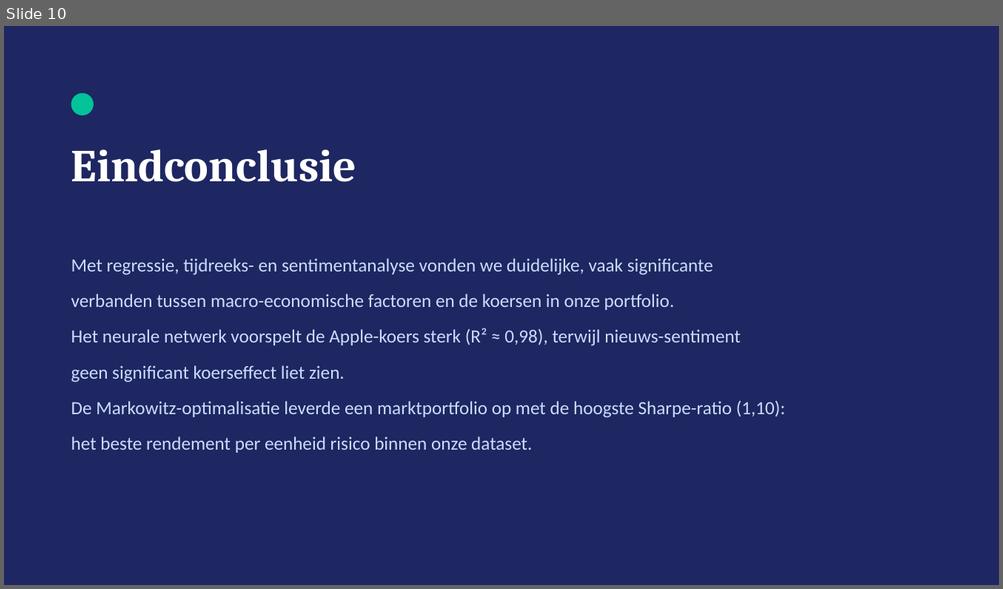
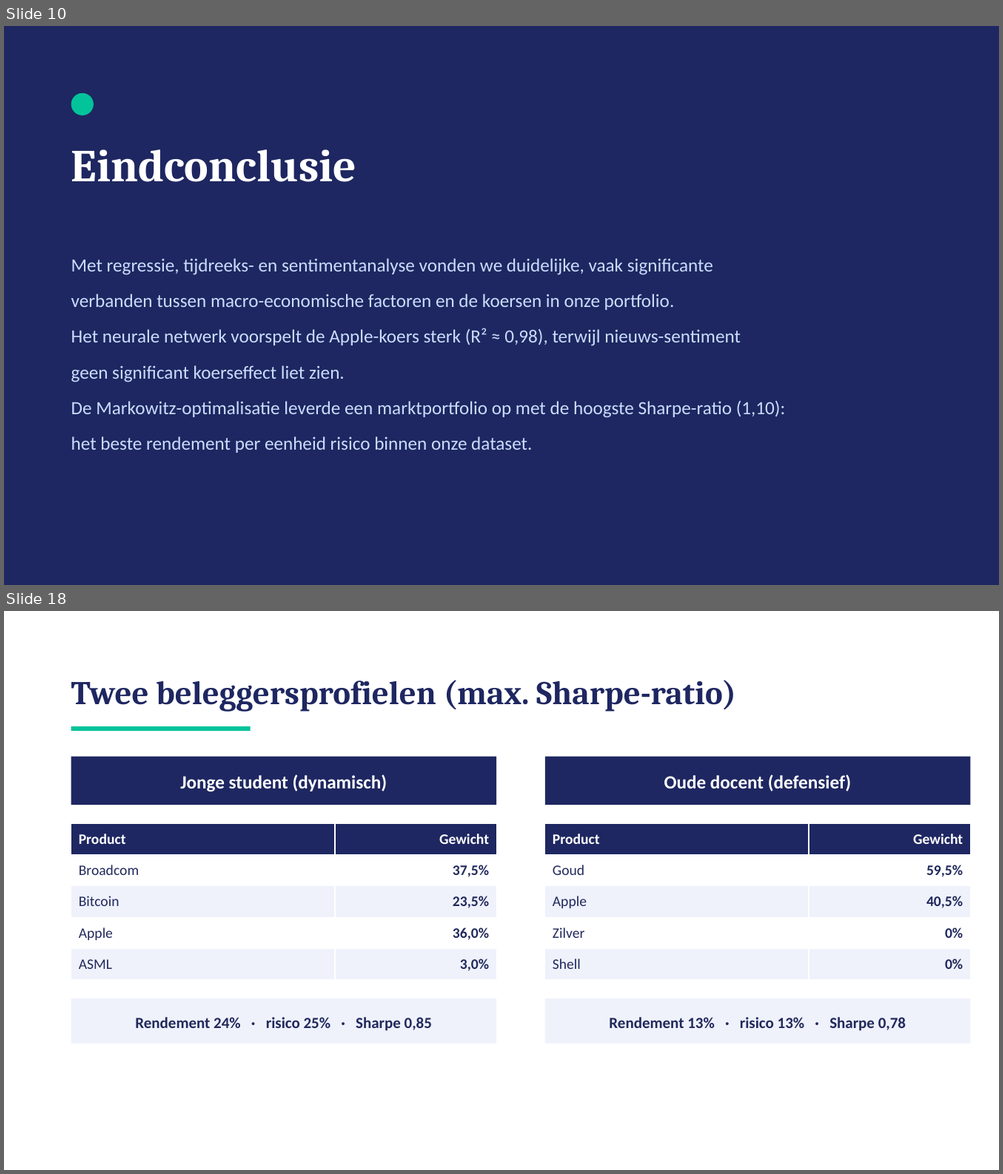
Before and after one commit to michaelraykuster-spec/Werkplaats-2-opdracht-Groep-3, a slide deck: Werkplaats2_Groep3_Eindpresentatie.pptx. Shown one above the other, each under a label of ours: slide 10 before the commit, slides 10 and 18 after it; the slides between them are not shown. The pictures are 1003x589 and 1003x1174 pixels, drawn with LibreOffice and Linux fonts; fonts in the diff are those of the drawing. Boxes give left, top, right and bottom in pixels: in the first picture for what was removed or moved away, otherwise in the second. Text is boxed around its words. In the diff, an @@ line names an element or a change of style, - is before the commit and + after.

```diff
--- a/Werkplaats2_Groep3_Eindpresentatie.pptx
+++ b/Werkplaats2_Groep3_Eindpresentatie.pptx
@@ slide 18 added at box(4, 611, 999, 1170), background #FFFFFF @@
@@ text added at box(71, 680, 736, 712), 32 pt, text #1E2761, bold @@
+Twee beleggersprofielen (max. Sharpe-ratio)
@@ rectangle added at box(71, 726, 250, 731), fill #02C39A @@
@@ rectangle added at box(71, 757, 496, 805), fill #1E2761 @@
@@ rectangle added at box(545, 757, 970, 805), fill #1E2761 @@
@@ text added at box(180, 775, 387, 792), 18 pt, text #FFFFFF, bold @@
+Jonge student (dynamisch)
@@ text added at box(664, 775, 851, 792), 18 pt, text #FFFFFF, bold @@
+Oude docent (defensief)
@@ table added at box(71, 823, 496, 980), 5 rows, 2 columns @@
+Product | Gewicht
+Broadcom | 37,5%
+Bitcoin | 23,5%
+Apple | 36,0%
+ASML | 3,0%
@@ table added at box(545, 823, 970, 980), 5 rows, 2 columns @@
+Product | Gewicht
+Goud | 59,5%
+Apple | 40,5%
+Zilver | 0%
+Shell | 0%
@@ rectangle added at box(71, 999, 496, 1044), fill #EFF2FB @@
@@ rectangle added at box(545, 999, 970, 1044), fill #EFF2FB @@
@@ text added at box(135, 1017, 432, 1031), 15 pt, text #21295C, bold @@
+Rendement 24% · risico 25% · Sharpe 0,85
@@ text added at box(609, 1017, 905, 1031), 15 pt, text #21295C, bold @@
+Rendement 13% · risico 13% · Sharpe 0,78
```
Also in this commit, not shown: 9 other slides added.
